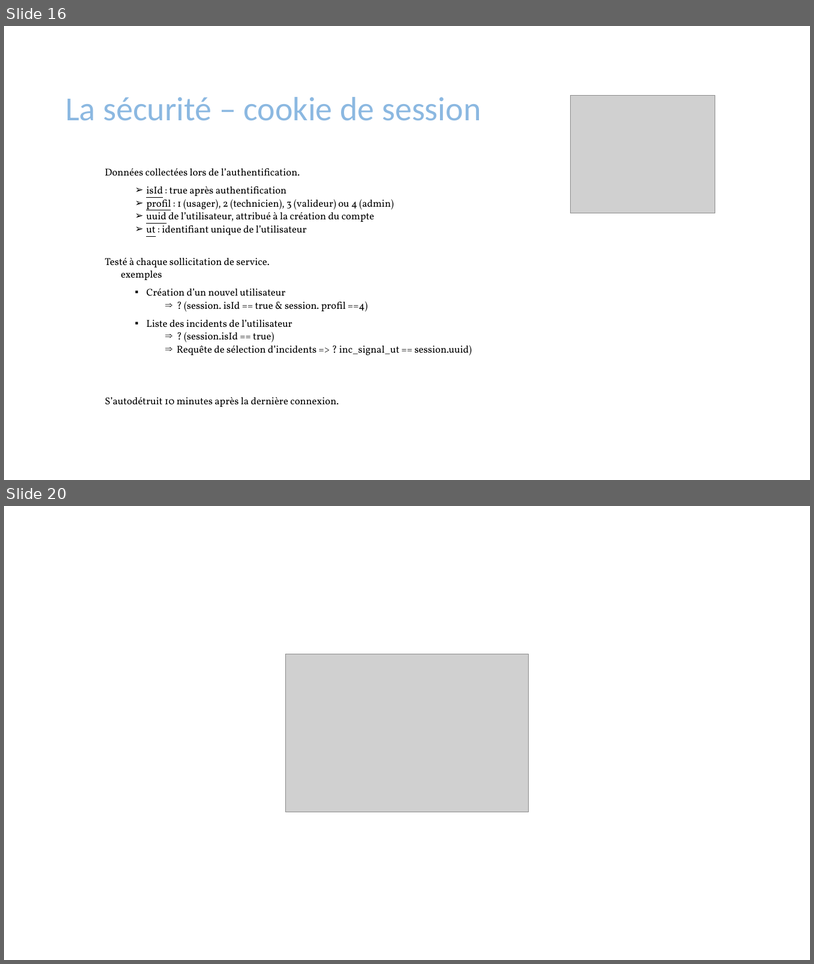
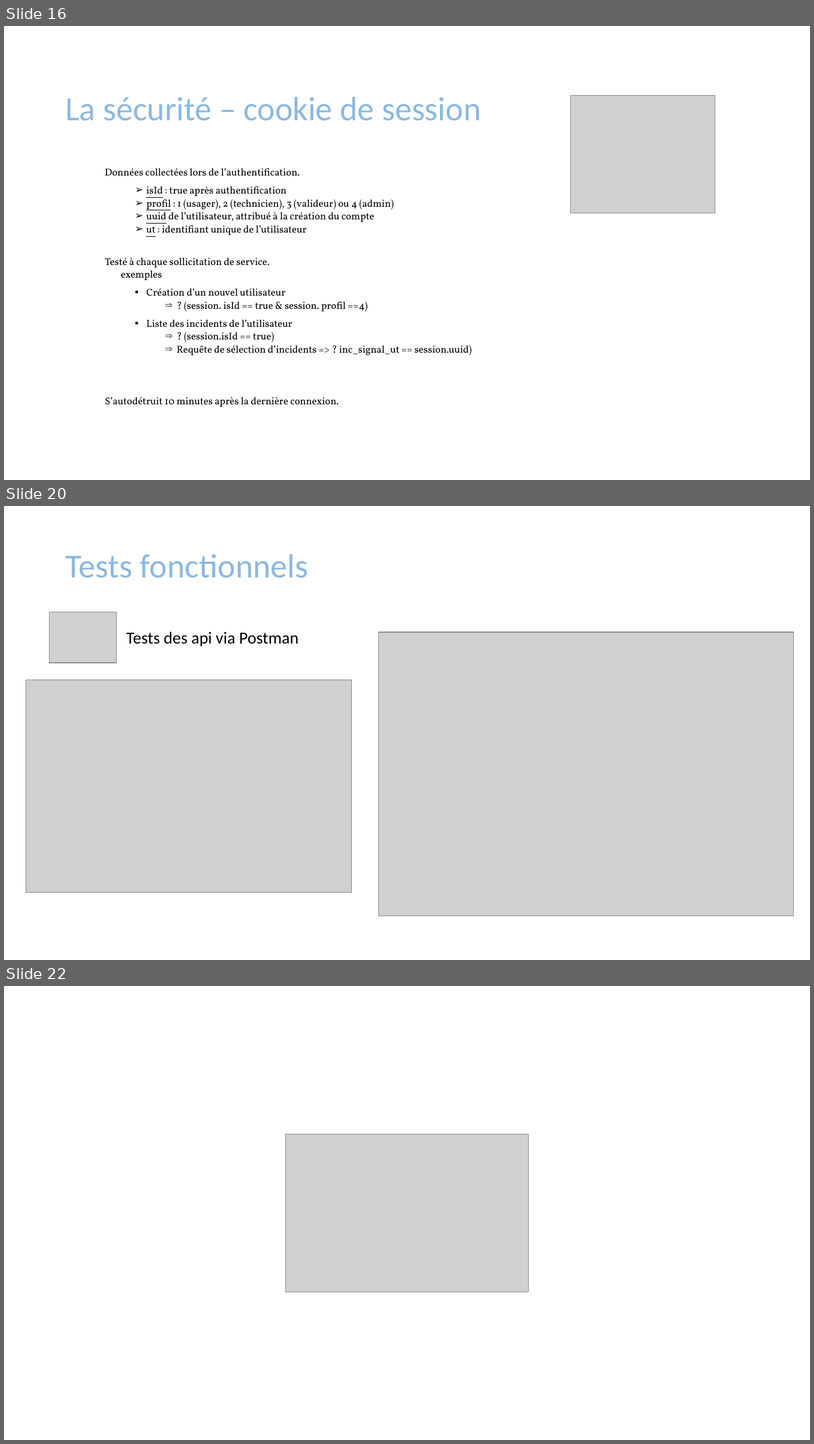
Before and after one commit to mapette/sos_immo_backend, a slide deck: doc/présentation V5.pptx. Shown one above the other, each under a label of ours: slides 16 and 20 before the commit, slides 16, 20 and 22 after it; the slides between them are not shown. The pictures are 814x964 and 814x1444 pixels, drawn with LibreOffice and Linux fonts; fonts in the diff are those of the drawing; grey boxes stand for pictures. Boxes give left, top, right and bottom in pixels: in the first picture for what was removed or moved away, otherwise in the second. Text is boxed around its words. In the diff, an @@ line names an element or a change of style, - is before the commit and + after.

```diff
--- a/doc/présentation V5.pptx
+++ b/doc/présentation V5.pptx
@@ slide 20 added at (4,506,810,960), background #FFFFFF @@
@@ title added at (65,554,308,578), 40 pt, text gradient #5B9BD5 to #4472C4 @@
+Tests fonctionnels
@@ picture added at (50,612,117,663) @@
@@ text added at (126,631,299,646), 20 pt, text #000000 @@
+Tests des api via Postman
@@ picture added at (379,632,795,916) @@
@@ picture added at (26,679,352,892) @@
@@ what was slide 20 is now slide 22 @@
```
Also in this commit, not shown: 3 slides changed, 3 other slides added, 2 other files.
